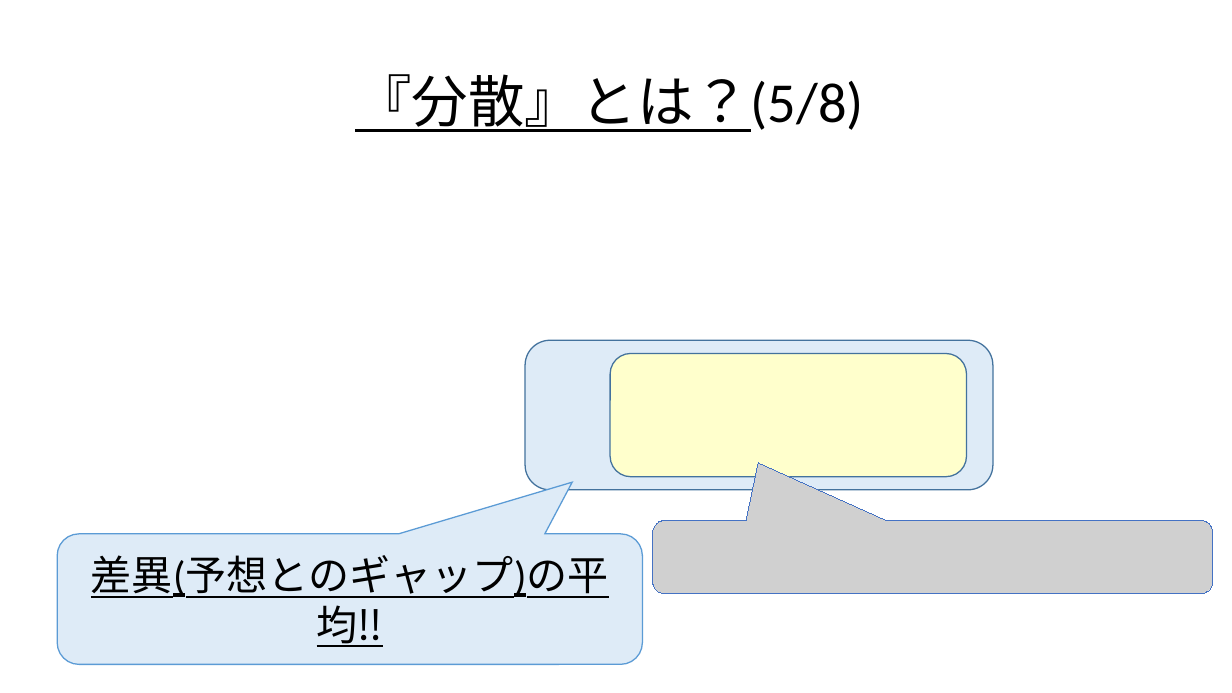
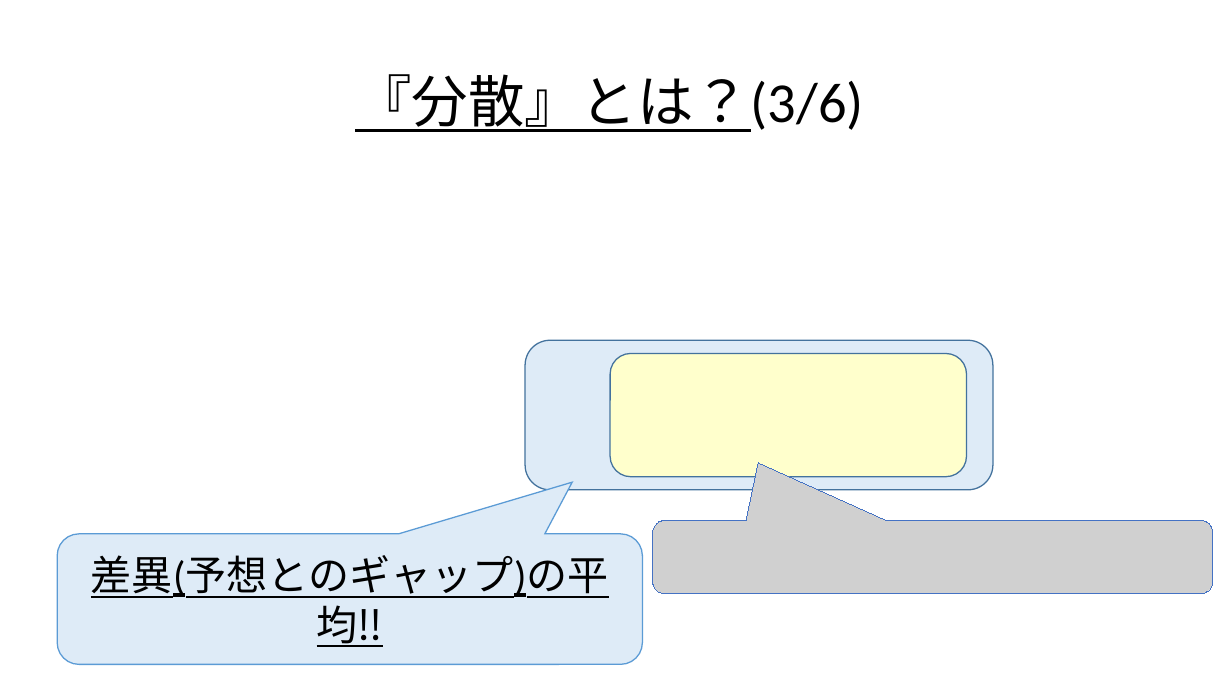
Before and after one commit to Ryo-KATAYAMA/Senior_Project, a slide deck: slide 50 of Chapter4_1.pptx. Drawn at 1232x693 pixels with LibreOffice and Linux fonts; fonts in the diff are those of the drawing; grey boxes stand for pictures. Boxes give left, top, right and bottom in pixels: in the first picture for what was removed or moved away, otherwise in the second. Text is boxed around its words. In the diff, an @@ line names an element or a change of style, - is before the commit and + after.

```diff
--- a/Chapter4_1.pptx
+++ b/Chapter4_1.pptx
@@ title at [355, 74, 864, 132]: text changed @@
-『分散』とは？(5/8)
+『分散』とは？(3/6)
```
Also in this commit, not shown: 7 other slides changed.
